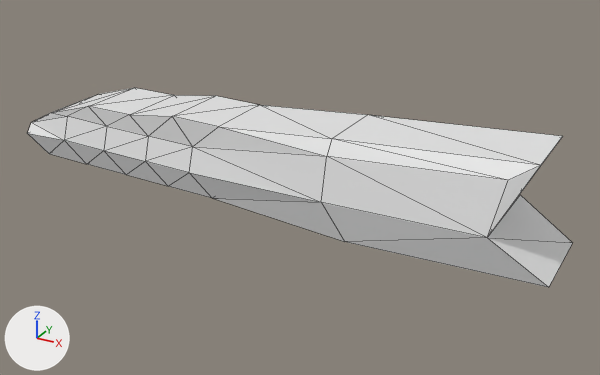
Before and after pictures for a commit that changed the OBJ model resources/enemy/LeftDownArm.obj.
The view is the same before and after, from a 50 mm lens placed at (-0.544, -1.151, 3.292), pointed at (-1.069, -0.197, 2.815). The lights are fixed; the arrows at lower left show +X, +Y and +Z. Mesh edges are drawn as thin lines. Where no turn or scale is listed for an object, it has been applied to the vertices.

The first picture shows '立方体.001'.
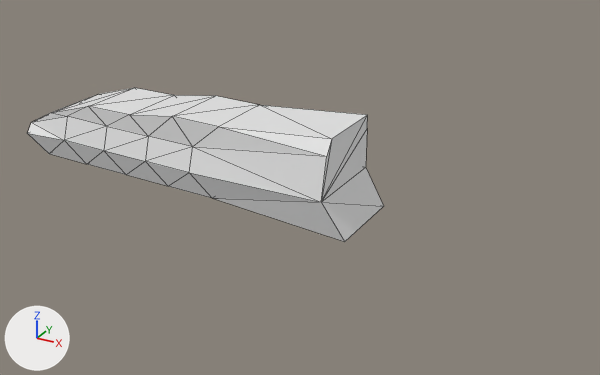
The newer file is also turned or shifted as a whole; pictures and numbers use the older file's frame.

Where the change shows, as pixel boxes (x1, y1, x2, y2) in the pictures (600 x 375 px):
```json
{"object": "立方体.001", "change": "reshaped", "before": [27, 88, 572, 287], "after": [27, 88, 383, 242], "on screen": "35% narrower, 22% shorter"}
{"part": 1, "of": "me_立方体_001", "change": "cut back", "before": [321, 115, 572, 287], "after": [321, 115, 383, 241]}
```

The change, as JSON lines over the scene's bpy script:
```json
{"block": "me_立方体_001", "where": "# used by ob_立方体_001; location = (0.0, 0.0, 0.0)"}
{"op": "remove", "block": "me_立方体_001", "code": "me_立方体_001.from_pydata(...)  # 56 vertices, 108 faces; spans x -1.539..-0.698, y -0.274..-0.131, z 2.782..2.932"}
{"op": "add", "block": "me_立方体_001", "code": "me_立方体_001.from_pydata(...)  # 48 vertices, 92 faces; spans x -1.539..-0.966, y -0.271..-0.131, z 2.782..2.917"}
{"block": "me_立方体_001", "change": "me_立方体_001 part 1"}
{"block": "me_立方体_001", "change": "8 vertices are removed from x -0.773..-0.698, y -0.274..-0.131, z 2.789..2.932"}
{"block": "me_立方体_001", "change": "22 faces are deleted"}
{"block": "me_立方体_001", "change": "6 new faces join them"}
```
